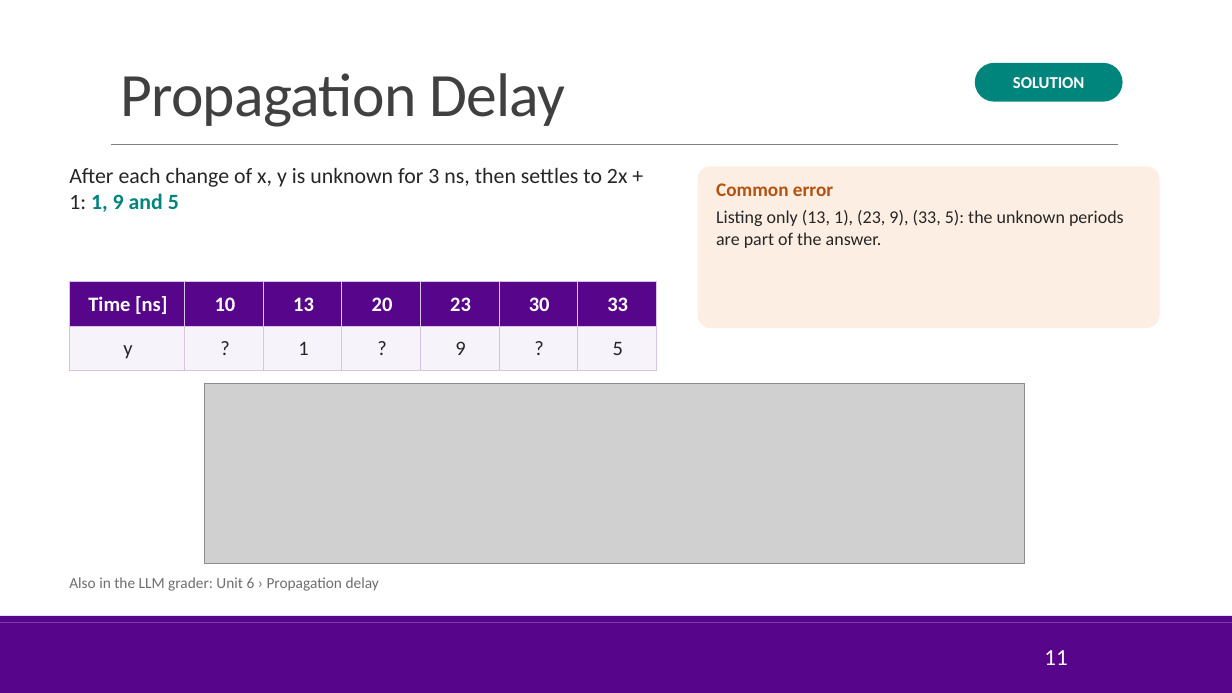
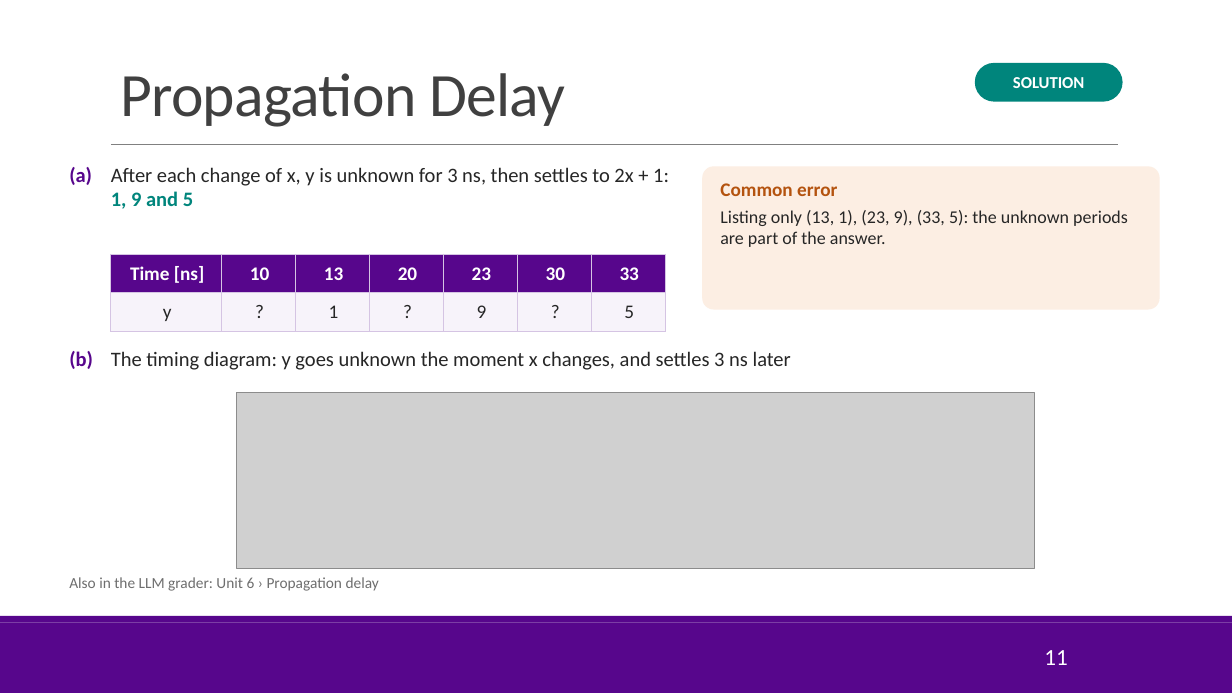
Before and after one commit to sdrangan/hwdesign, a slide deck: slide 11 of units/unit06_timing/timing.pptx. Drawn at 1232x693 pixels with LibreOffice and Linux fonts; fonts in the diff are those of the drawing; grey boxes stand for pictures; background and template pictures are left out. Boxes give left, top, right and bottom in pixels: in the first picture for what was removed or moved away, otherwise in the second. Text is boxed around its words. In the diff, an @@ line names an element or a change of style, - is before the commit and + after.

```diff
--- a/units/unit06_timing/timing.pptx
+++ b/units/unit06_timing/timing.pptx
@@ text at [69,167,669,209]: text changed; size 17 to 16 pt @@
-After each change of x, y is unknown for 3 ns, then settles to 2x + 1: 1, 9 and 5
+(a) After each change of x, y is unknown for 3 ns, then settles to 2x + 1: 1, 9 and 5
@@ rounded rectangle "Common error": place and size @@
-rounded rectangle "Common error" at [698,166,1160,328]
+rounded rectangle "Common error" at [702,166,1160,310]
@@ table at [111,254,665,332] @@
@@ size 16 to 15 pt @@
@@ table: place and size @@
-table at [69,282,656,371]
+table at [111,254,665,332]
@@ text added at [69,351,791,370], 16 pt, text #262626 @@
+(b) The timing diagram: y goes unknown the moment x changes, and settles 3 ns later
@@ picture: place and size @@
-picture at [205,384,1025,564]
+picture at [237,393,1035,568]
```
Also in this commit, not shown: 5 other slides changed, 17 other files.
